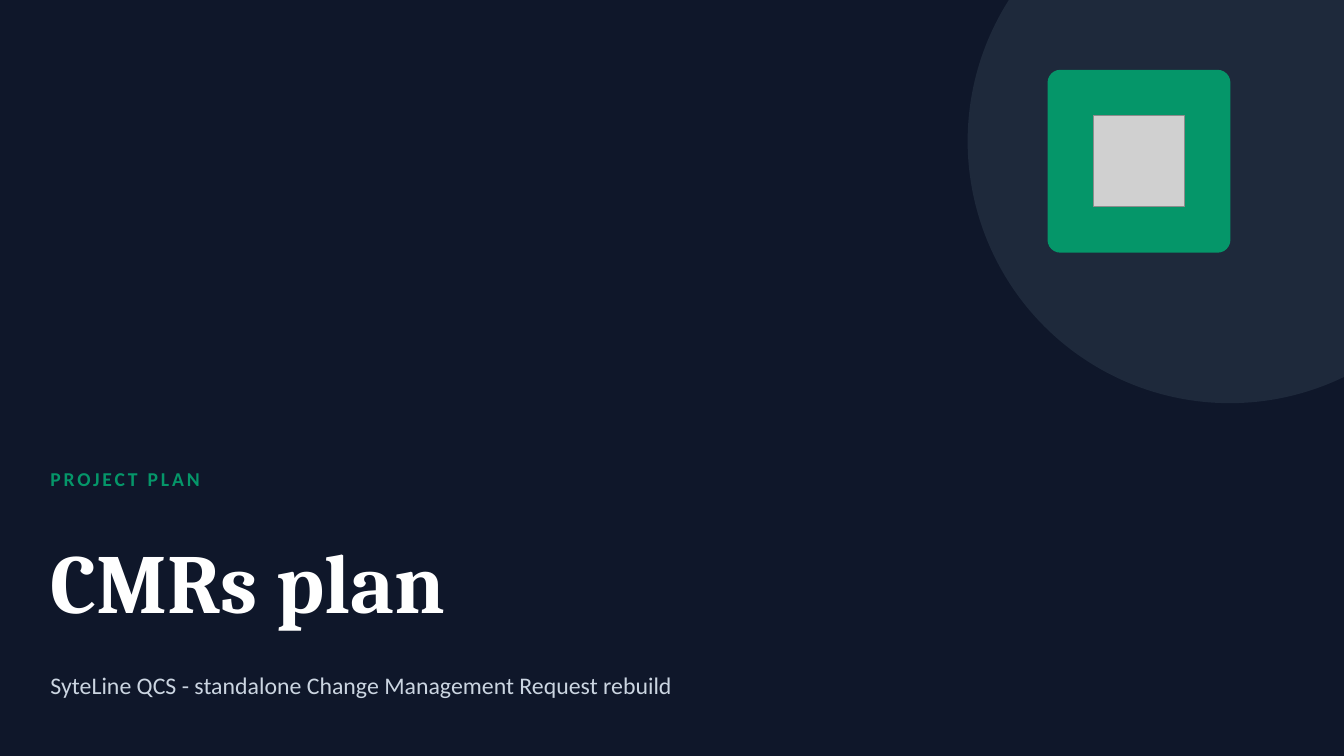
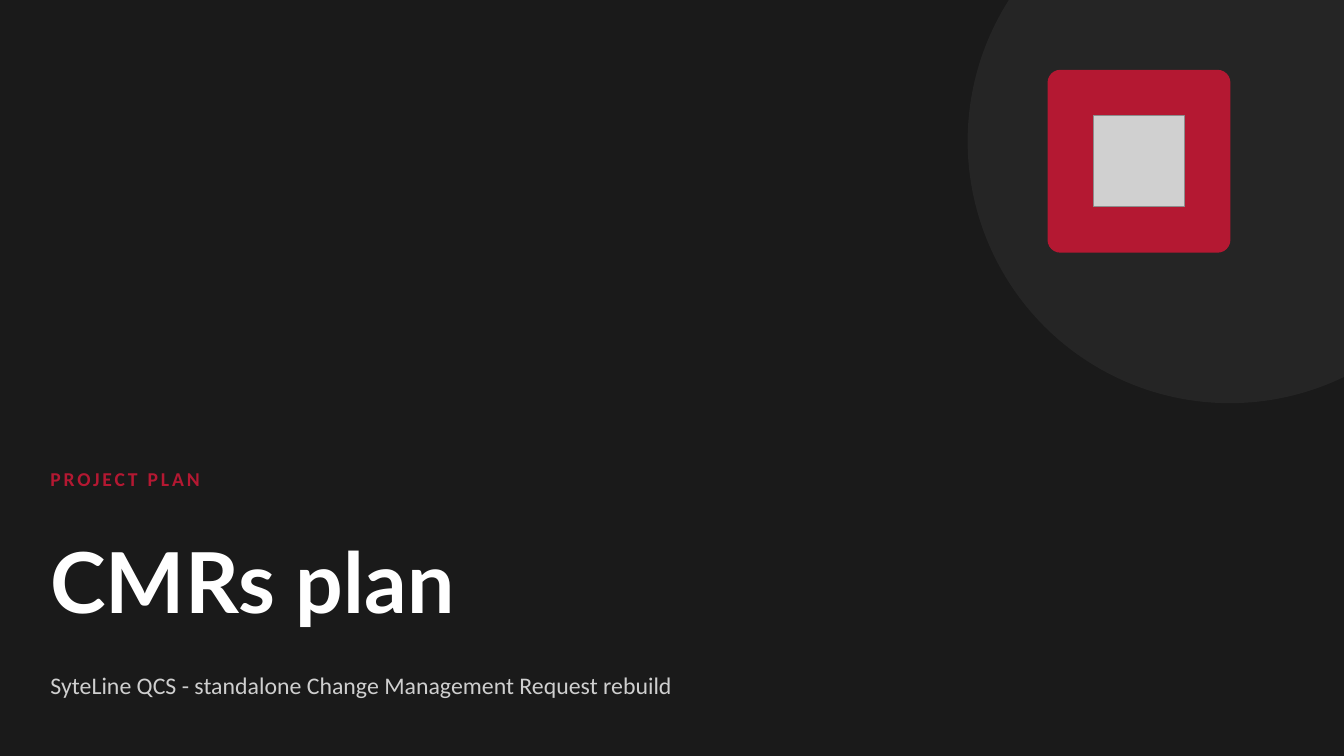
Before and after one commit to Enflite/eCMRs, a slide deck: slide 1 of docs/presentations/eCMRs_plan.pptx. Drawn at 1344x756 pixels with LibreOffice and Linux fonts; fonts in the diff are those of the drawing; grey boxes stand for pictures. Boxes give left, top, right and bottom in pixels: in the first picture for what was removed or moved away, otherwise in the second. Text is boxed around its words. In the diff, an @@ line names an element or a change of style, - is before the commit and + after.

```diff
--- a/docs/presentations/eCMRs_plan.pptx
+++ b/docs/presentations/eCMRs_plan.pptx
@@ background #0F172A to #1A1A1A @@
@@ ellipse at <box>968,0,1344,403</box>: fill #1E293B to #252525 @@
@@ rounded rectangle at <box>1049,71,1230,252</box>: fill #059669 to #B41832; outline #059669 1 pt to #B41832 1 pt @@
@@ text "PROJECT PLAN" at <box>50,473,200,486</box>: text colour #059669 to #B41832 @@
@@ text "CMRs plan" at <box>50,550,455,627</box>: font Cambria to Lato @@
@@ text "SyteLine QCS - standalone Change ..." at <box>50,677,671,698</box>: text colour #CBD5E1 to #CFCFCF @@
```
Also in this commit, not shown: 12 other slides changed.
